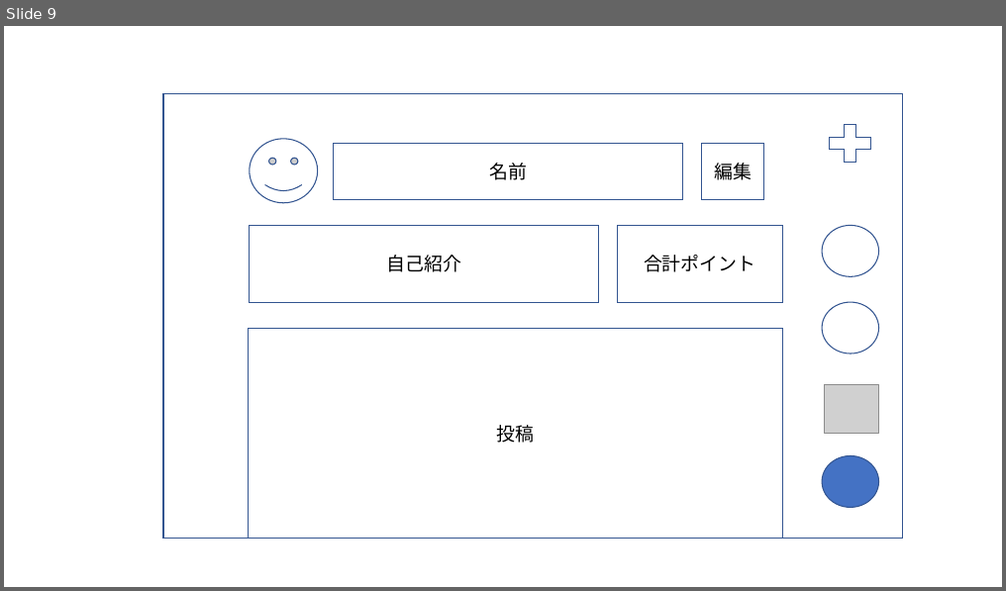
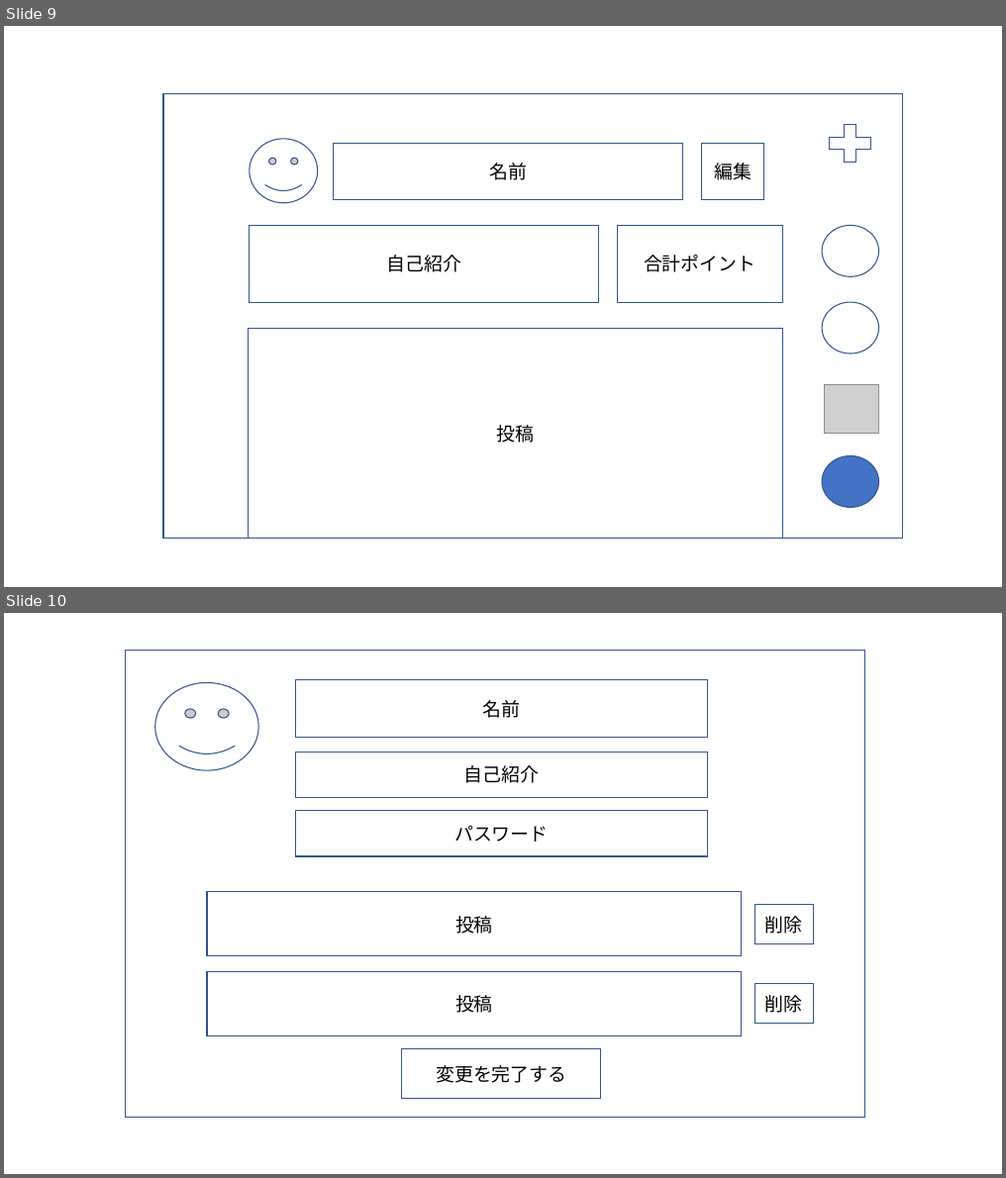
Before and after one commit to dojo2023/C-2, a slide deck: doc/イメージ図_0606.pptx. Shown one above the other, each under a label of ours: slide 9 before the commit, slides 9 and 10 after it. The pictures are 1006x591 and 1006x1178 pixels, drawn with LibreOffice and Linux fonts; fonts in the diff are those of the drawing; grey boxes stand for pictures. Boxes give left, top, right and bottom in pixels: in the first picture for what was removed or moved away, otherwise in the second. Text is boxed around its words. In the diff, an @@ line names an element or a change of style, - is before the commit and + after.

```diff
--- a/doc/イメージ図_0606.pptx
+++ b/doc/イメージ図_0606.pptx
@@ slide 10 added at bbox=[4, 613, 1002, 1174], background #FFFFFF @@
@@ rectangle added at bbox=[126, 651, 865, 1118], outline #325491 1 pt @@
@@ smiley face added at bbox=[155, 682, 258, 770], fill #FFFFFF, outline #325491 1 pt @@
@@ rectangle added at bbox=[295, 680, 707, 738], outline #325491 1 pt, 18 pt, text #000000 @@
+名前
@@ rectangle added at bbox=[295, 752, 707, 797], outline #325491 1 pt, 18 pt, text #000000 @@
+自己紹介
@@ rectangle added at bbox=[295, 811, 707, 857], outline #325491 1 pt, 18 pt, text #000000 @@
+パスワード
@@ rectangle added at bbox=[207, 892, 742, 957], outline #325491 1 pt, 18 pt, text #000000 @@
+投稿
@@ rectangle added at bbox=[754, 905, 813, 945], outline #325491 1 pt, 18 pt, text #000000 @@
+削除
@@ rectangle added at bbox=[207, 971, 742, 1036], outline #325491 1 pt, 18 pt, text #000000 @@
+投稿
@@ rectangle added at bbox=[754, 984, 813, 1024], outline #325491 1 pt, 18 pt, text #000000 @@
+削除
@@ rectangle added at bbox=[402, 1050, 601, 1098], outline #325491 1 pt, 18 pt, text #000000 @@
+変更を完了する
```
